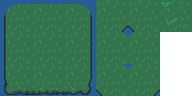
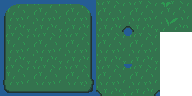
Before/after of a 192×96 layered artwork. What changed in the layer stack:
added layer "Rocky Ridge" above "Fail Ridge" over [3, 79, 94, 93]
renamed "Rocky Ridge" to "Fail Ridge", hid it over [4, 83, 91, 95]
